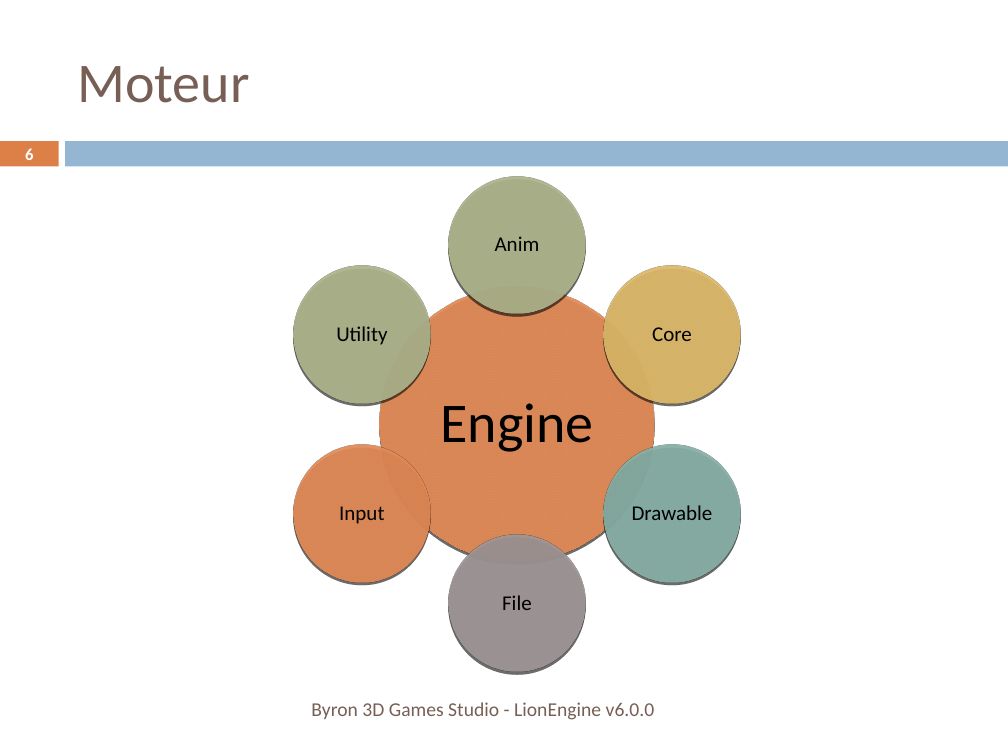
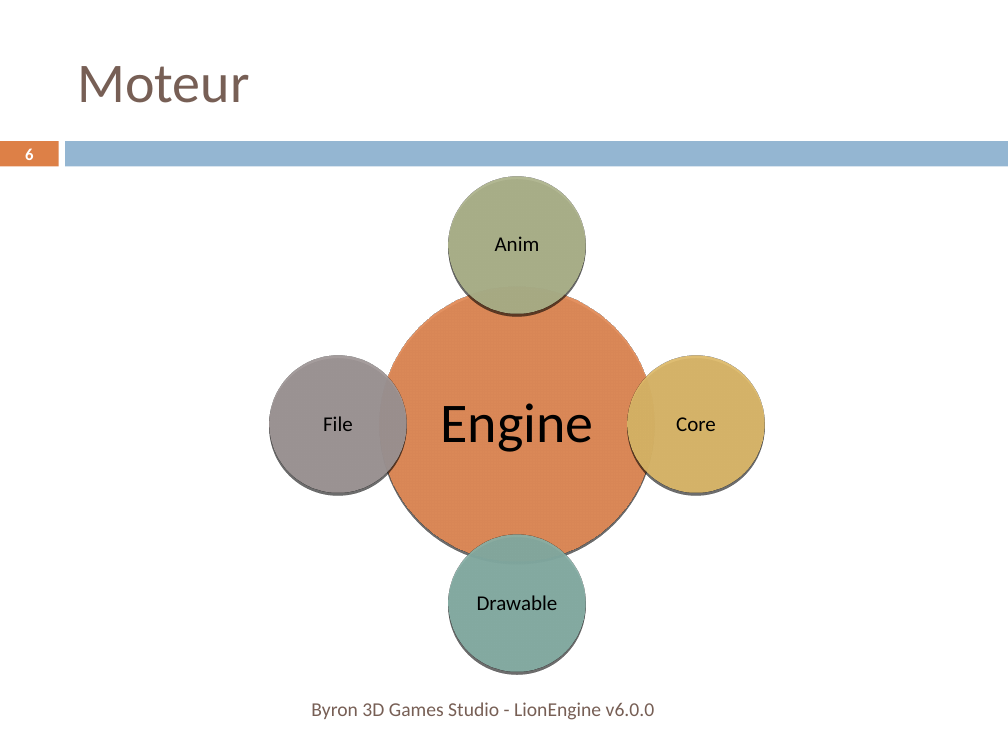
Before and after one commit to b3dgs/lionengine, a slide deck: slide 6 of doc/src/lionengine.pptx. Drawn at 1008x756 pixels with LibreOffice and Linux fonts; fonts in the diff are those of the drawing. Boxes give left, top, right and bottom in pixels: in the first picture for what was removed or moved away, otherwise in the second. Text is boxed around its words. In the diff, an @@ line names an element or a change of style, - is before the commit and + after.

```diff
--- a/doc/src/lionengine.pptx
+++ b/doc/src/lionengine.pptx
@@ group removed at [293, 266, 740, 582]: 2 ellipses, 2 texts @@
-Input
-Utility
@@ ellipse: place and size @@
-ellipse at [293, 445, 430, 582]
+ellipse at [269, 356, 406, 493]
@@ ellipse at [269, 356, 406, 493]: fill #DD8047 at 50% opacity to #968C8C at 50% opacity @@
@@ ellipse: place and size @@
-ellipse at [603, 266, 740, 403]
+ellipse at [627, 356, 764, 493]
@@ text "File": place and size @@
-text "File" at [502, 595, 532, 610]
+text "File" at [323, 416, 353, 431]
@@ text "Core": place and size @@
-text "Core" at [652, 327, 692, 341]
+text "Core" at [676, 417, 716, 431]
@@ ellipse at [449, 534, 586, 671]: fill #968C8C at 50% opacity to #7BA79D at 50% opacity @@
@@ text "Drawable": place and size @@
-text "Drawable" at [632, 505, 713, 520]
+text "Drawable" at [477, 595, 558, 610]
```
Also in this commit, not shown: 5 other slides changed, 3 other files.
